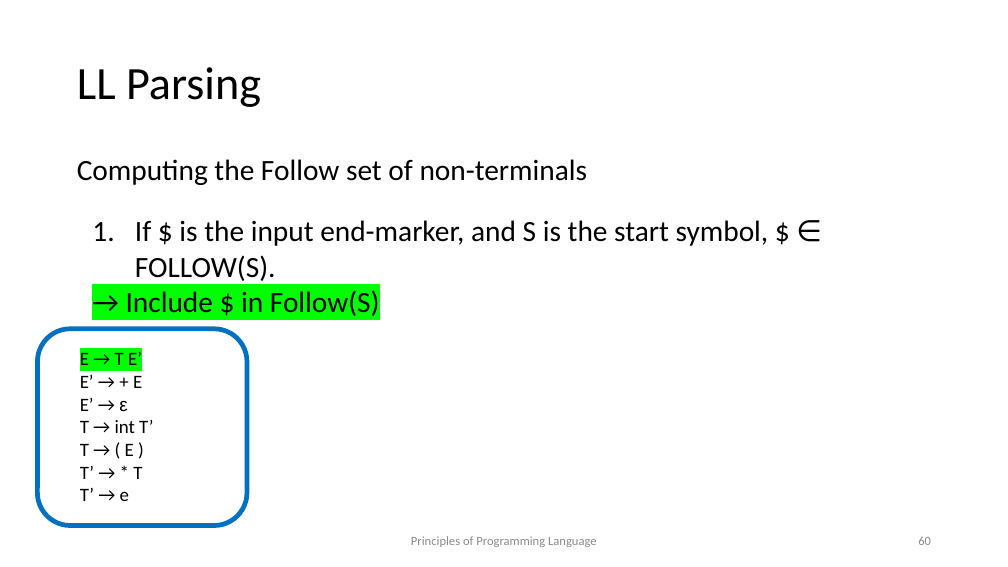
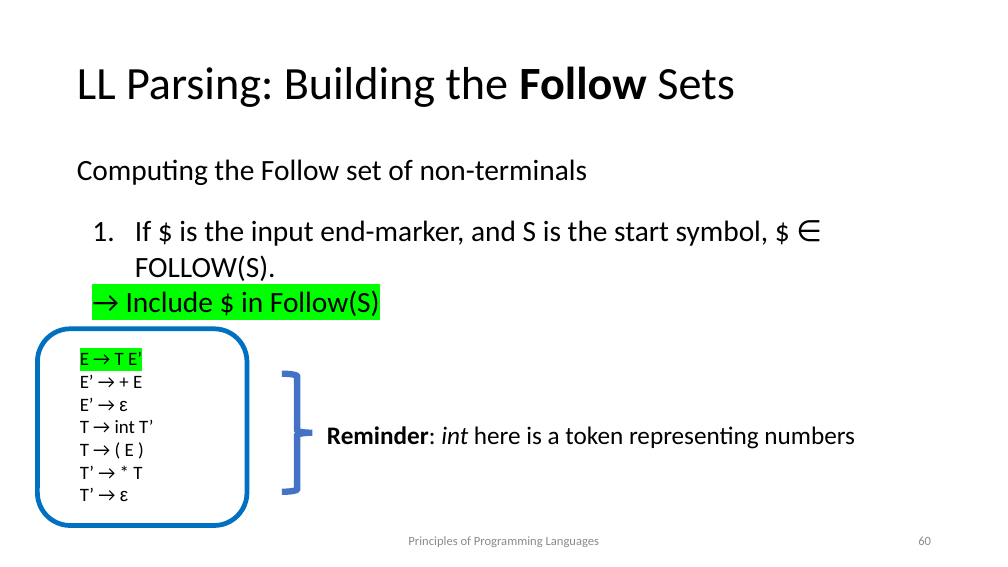
Before and after one commit to kongm/pl-design, a slide deck: slide 60 of syntax.pptx. Drawn at 1008x567 pixels with LibreOffice and Linux fonts; fonts in the diff are those of the drawing. Boxes give left, top, right and bottom in pixels: in the first picture for what was removed or moved away, otherwise in the second. Text is boxed around its words. In the diff, an @@ line names an element or a change of style, - is before the commit and + after.

```diff
--- a/syntax.pptx
+++ b/syntax.pptx
@@ title at [77, 66, 734, 107]: text changed @@
-LL Parsing
+LL Parsing: Building the Follow Sets
@@ right brace added at [282, 374, 312, 492], outline #4472C4 6 pt @@
@@ text added at [327, 426, 855, 449], 24 pt, text #000000 @@
+Reminder: int here is a token representing numbers
@@ text at [80, 488, 128, 501]: text changed @@
-T’ → e
+T’ → ε
@@ text at [408, 536, 599, 547]: text changed @@
-Principles of Programming Language
+Principles of Programming Languages
```
Also in this commit, not shown: 75 other slides changed, 3 slides added, 1 other file.
